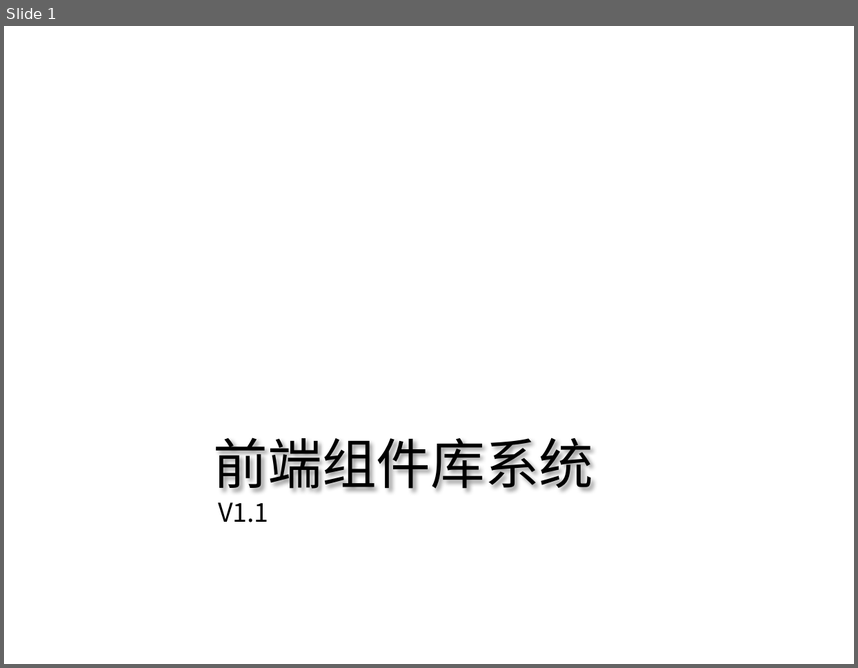
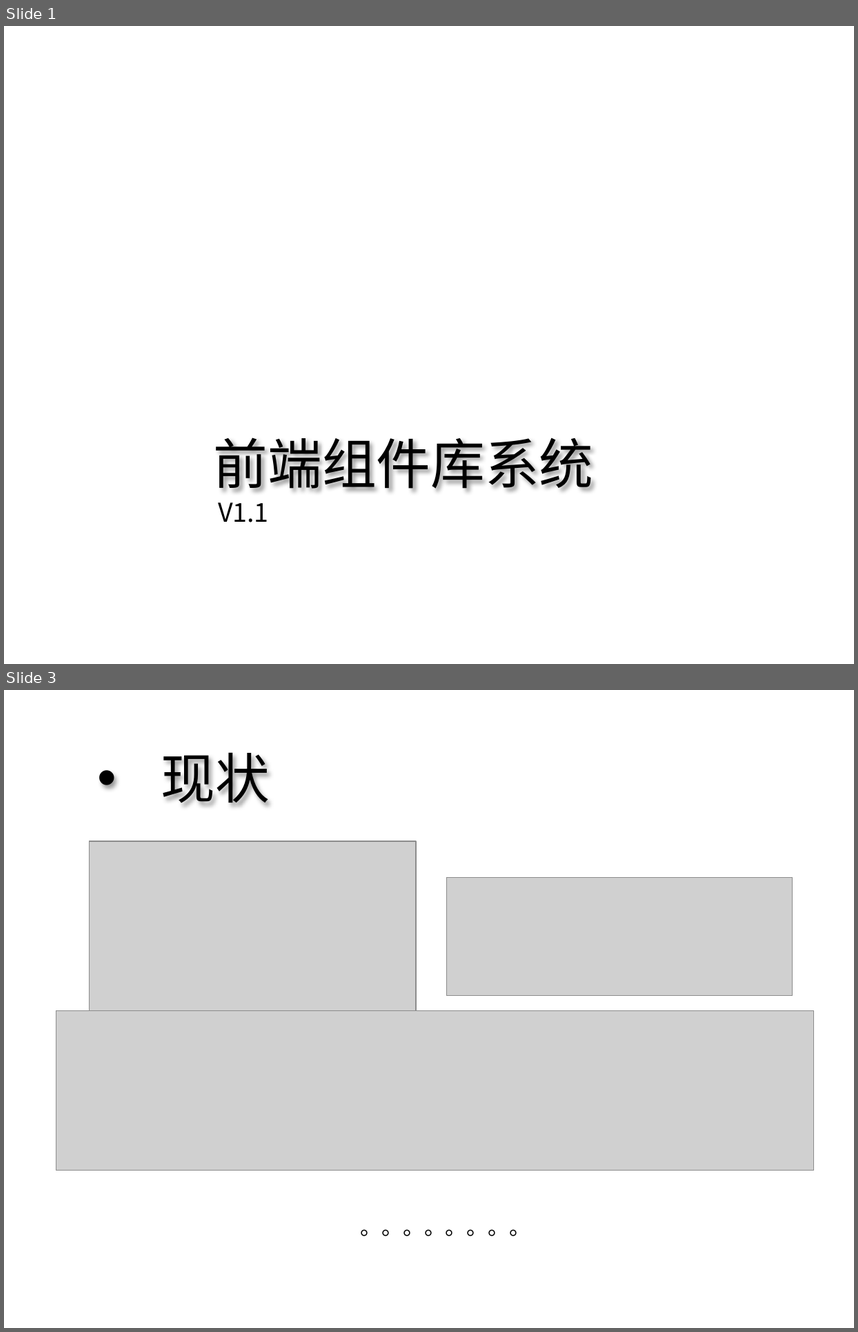
Before and after one commit to Kevin-coder80/Learn-Angularjs, a slide deck: doc/前端组件库.pptx. Shown one above the other, each under a label of ours: slide 1 before the commit, slides 1 and 3 after it; the slides between them are not shown. The pictures are 858x668 and 858x1332 pixels, drawn with LibreOffice and Linux fonts; fonts in the diff are those of the drawing; grey boxes stand for pictures; background and template pictures are left out. Boxes give left, top, right and bottom in pixels: in the first picture for what was removed or moved away, otherwise in the second. Text is boxed around its words. In the diff, an @@ line names an element or a change of style, - is before the commit and + after.

```diff
--- a/doc/前端组件库.pptx
+++ b/doc/前端组件库.pptx
@@ slide 3 added at <box>4,690,854,1328</box>, background picture (left out) @@
@@ title added at <box>161,753,270,804</box>, 46 pt, text #000000 @@
+• 现状
@@ picture added at <box>89,841,417,1023</box> @@
@@ picture added at <box>447,877,793,995</box> @@
@@ picture added at <box>56,1010,814,1170</box> @@
@@ text added at <box>361,1229,530,1236</box>, 18 pt, text #000000 @@
+。。。。。。。。
```
Also in this commit, not shown: 3 other slides added, 1 slide removed, 7 other files.
